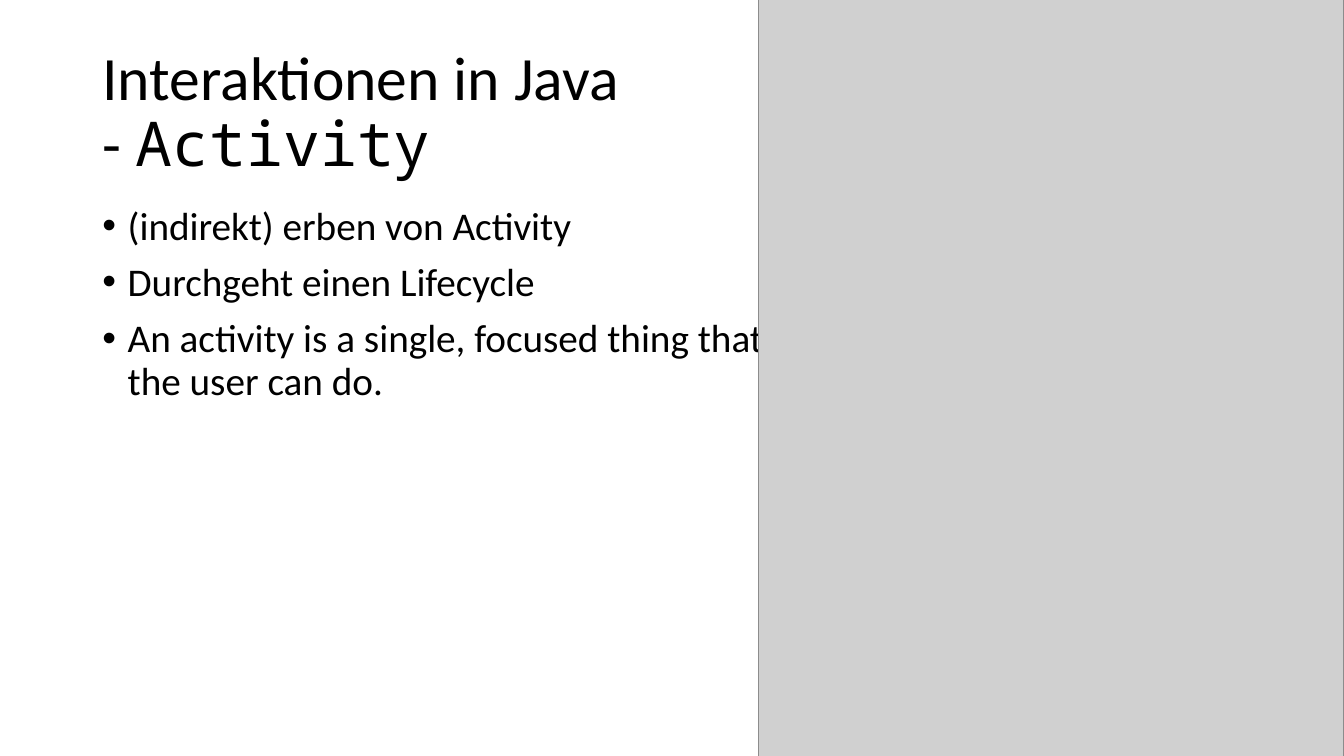
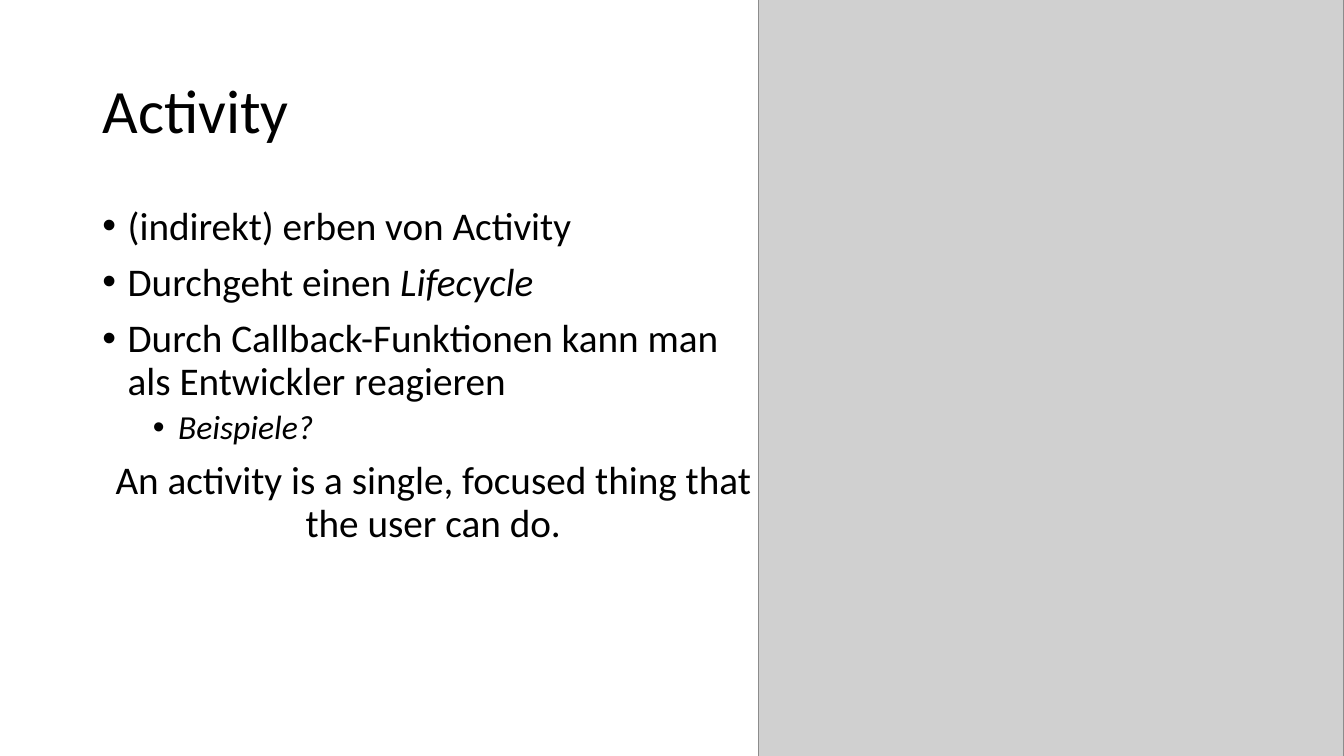
Before and after one commit to desombre/java_examples, a slide deck: slide 5 of Android_UI.pptx (slide 9 before the commit). Drawn at 1344x756 pixels with LibreOffice and Linux fonts; fonts in the diff are those of the drawing; grey boxes stand for pictures. Boxes give left, top, right and bottom in pixels: in the first picture for what was removed or moved away, otherwise in the second. Text is boxed around its words. In the diff, an @@ line names an element or a change of style, - is before the commit and + after.

```diff
--- a/Android_UI.pptx
+++ b/Android_UI.pptx
@@ title at [102, 90, 288, 143]: text changed @@
-Interaktionen in Java
-- Activity
+Activity
@@ text at [116, 268, 751, 538]: italic on in "Lifecycle"; alignment left to centre; bullet • to none @@
@@ text at [128, 324, 719, 445]: paragraphs added @@
+• Durch Callback-Funktionen kann man als Entwickler reagieren
+  • Beispiele?
```
Also in this commit, not shown: 6 other slides changed, 12 slides added, 4 slides removed.
